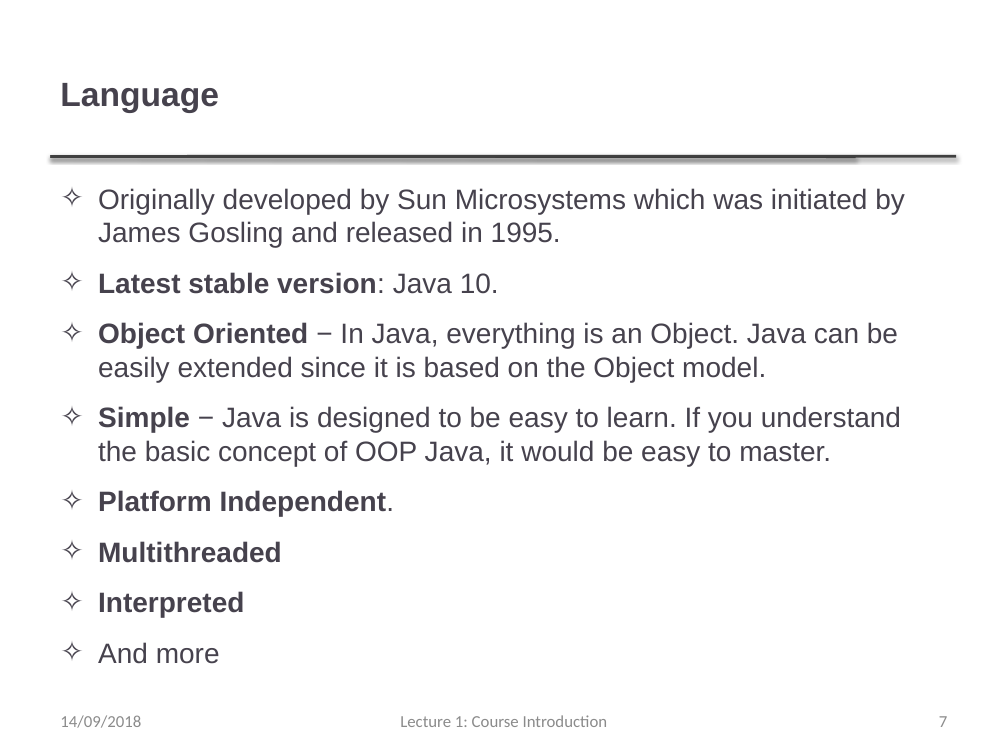
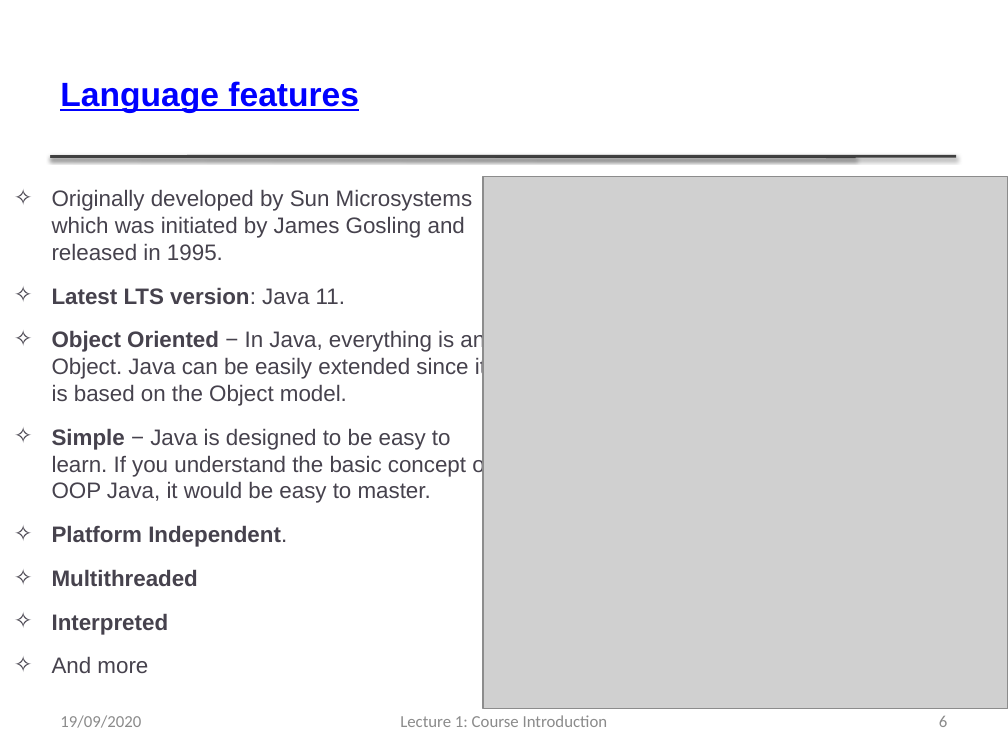
Before and after one commit to thanqminh/thanqminh.github.io, a slide deck: slide 6 of courses/oopjava/lecture1.pptx (slide 7 before the commit). Drawn at 1008x756 pixels with LibreOffice and Linux fonts; fonts in the diff are those of the drawing; grey boxes stand for pictures. Boxes give left, top, right and bottom in pixels: in the first picture for what was removed or moved away, otherwise in the second. Text is boxed around its words. In the diff, an @@ line names an element or a change of style, - is before the commit and + after.

```diff
--- a/courses/oopjava/lecture1.pptx
+++ b/courses/oopjava/lecture1.pptx
@@ title at (60,81,359,113): text changed; text colour #46424D to #0000FF @@
-Language
+Language features
@@ text "Originally developed by Sun Microsystems ...": place and size @@
-text "Originally developed by Sun Microsystems ..." at (98,188,905,664)
+text "Originally developed by Sun Microsystems ..." at (52,189,491,673)
@@ picture added at (483,176,1008,709) @@
@@ text at (52,189,491,673): size 20 to 16 pt @@
@@ text at (52,287,345,304): text changed; size 20 to 16 pt @@
-✧ Latest stable version: Java 10.
+✧ Latest LTS version: Java 11.
@@ text at (60,715,141,728): text changed @@
-14/09/2018
+19/09/2020
@@ page number at (939,716,947,727): text changed @@
-7
+6
```
Also in this commit, not shown: 5 other slides changed, 11 slides added, 9 slides removed, 20 other files.
